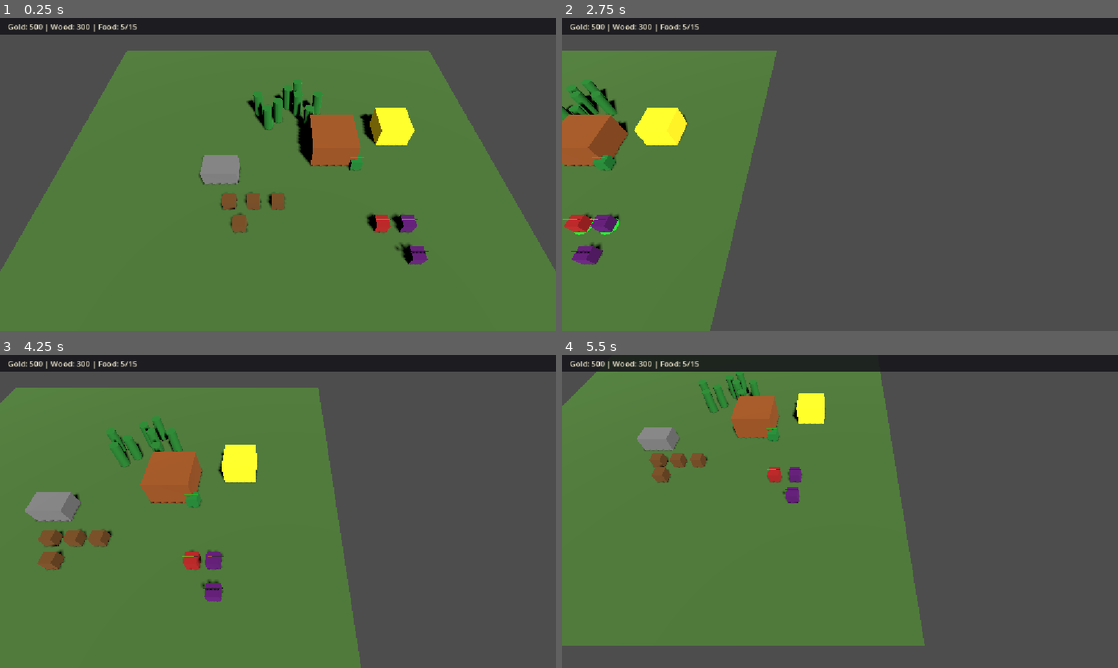
Above: before the commit, frames 1-4 (two rows, left to right).
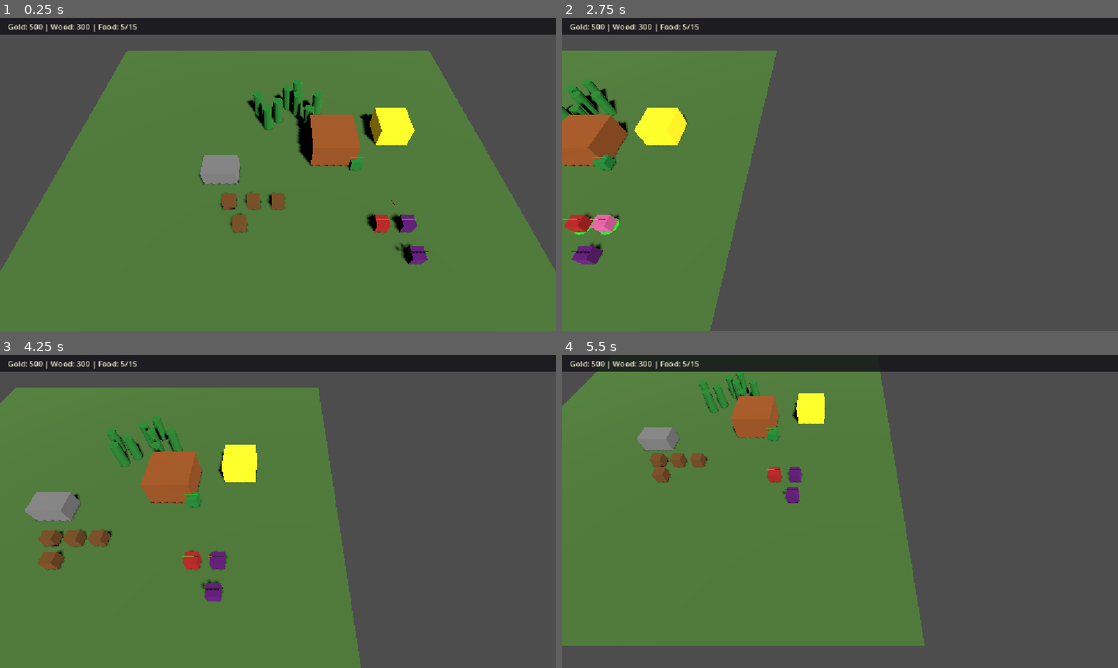
Above: after the commit, the same moments.

Repository: nplvkntx/endless-battle
Game: Godot game, scene res://scenes/main.tscn
Two runs of this game, one before a commit and one after it. Both use one fixed random seed, a clock stepped at 60 frames per second and the inputs below.
Inputs (mouse positions are in pixels of both pictures, inside the frame that each line leads up to):
- Up to frame 1 (0.25 s): no input
- Up to frame 2 (2.75 s): tap Enter at 0.5 s; move the mouse to (962, 158) at 0.52 s; hold Right (ui_right) 0.53-1.25 s; tap B at 0.6, 2.1 s; click (962, 158) at 0.67 s; drag from (728, 190) to (812, 237) at 1.27 s; move the mouse to (895, 105) at 2.02 s; hold Right (ui_right) from 2.03 s (still down)
- Up to frame 3 (4.25 s): release Right (ui_right) at 2.75 s; drag from (250, 574) to (111, 464) at 2.77 s; move the mouse to (444, 558) at 3.52 s; hold Left (ui_left) from 3.53 s (still down); tap B at 3.6 s
- Up to frame 4 (5.5 s): release Left (ui_left) at 4.25 s; drag from (673, 464) to (756, 433) at 4.27 s; move the mouse to (867, 511) at 5.02 s; hold Down (ui_down) from 5.03 s (still down); tap B at 5.1 s; click (867, 511) at 5.17 s

The runs differ from the first frame. In frame 1, less than 0.1% of the frame differs, in the area x 70-75%, y 57-65%; in frame 2, 0.2%, in the area x 5-11%, y 62-69%; in frame 3, 0.1%; in frame 4, less than 0.1%.

Commit message:
Add archer arrow projectile

Diff:
--- /dev/null
+++ b/scenes/projectiles/arrow.tscn
@@ -0,0 +1,17 @@
+[gd_scene load_steps=4 format=3 uid="uid://b7k4m2arrowproj"]
+
+[ext_resource type="Script" path="res://scripts/projectiles/arrow.gd" id="1_arrow"]
+
+[sub_resource type="StandardMaterial3D" id="StandardMaterial3D_arrow"]
+albedo_color = Color(0.55, 0.4, 0.2, 1)
+
+[sub_resource type="BoxMesh" id="BoxMesh_arrow"]
+size = Vector3(0.08, 0.08, 0.55)
+
+[node name="Arrow" type="Node3D"]
+script = ExtResource("1_arrow")
+
+[node name="MeshInstance3D" type="MeshInstance3D" parent="."]
+transform = Transform3D(1, 0, 0, 0, 1, 0, 0, 0, 1, 0, 0, -0.275)
+mesh = SubResource("BoxMesh_arrow")
+surface_material_override/0 = SubResource("StandardMaterial3D_arrow")
--- /dev/null
+++ b/scripts/projectiles/arrow.gd
@@ -0,0 +1,83 @@
+class_name Arrow
+extends Node3D
+
+## Simple straight-line arrow fired by Archers at a fixed aim point.
+
+const SPEED := 20.0
+const HIT_DISTANCE := 0.45
+const MAX_LIFETIME := 5.0
+
+var _target: EnemyDummy = null
+var _attacker: Unit = null
+var _damage: float = 0.0
+var _direction: Vector3 = Vector3.ZERO
+var _max_travel: float = 0.0
+var _traveled: float = 0.0
+var _lifetime: float = 0.0
+
+
+func launch(attacker: Unit, target: EnemyDummy, damage: float, spawn_position: Vector3) -> void:
+	_attacker = attacker
+	_target = target
+	_damage = damage
+	global_position = spawn_position
+
+	if not _is_target_alive():
+		queue_free()
+		return
+
+	var to_target: Vector3 = _target.global_position - spawn_position
+	to_target.y = 0.0
+
+	if to_target.length_squared() < 0.001:
+		queue_free()
+		return
+
+	_direction = to_target.normalized()
+	_max_travel = to_target.length() + HIT_DISTANCE
+	look_at(global_position + _direction, Vector3.UP)
+
+
+func _physics_process(delta: float) -> void:
+	_lifetime += delta
+	if _lifetime >= MAX_LIFETIME:
+		queue_free()
+		return
+
+	if not _is_target_alive():
+		queue_free()
+		return
+
+	var step: float = SPEED * delta
+	global_position += _direction * step
+	_traveled += step
+
+	if _is_close_to_target():
+		_apply_hit()
+		queue_free()
+		return
+
+	if _traveled >= _max_travel:
+		queue_free()
+
+
+func _is_target_alive() -> bool:
+	return is_instance_valid(_target) and _target.get_current_health() > 0
+
+
+func _is_close_to_target() -> bool:
+	var offset: Vector3 = global_position - _target.global_position
+	offset.y = 0.0
+	return offset.length() <= HIT_DISTANCE
+
+
+func _apply_hit() -> void:
+	if not _is_target_alive():
+		return
+
+	_target.take_damage(_damage, _attacker)
+	MeleeHitSound.play_at(self, _target.global_position)
+	print(
+		"Archer arrow dealt %d damage. Target remaining health: %d"
+		% [int(_damage), _target.get_current_health()]
+	)
--- a/scripts/units/archer.gd
+++ b/scripts/units/archer.gd
@@ -1,7 +1,7 @@
 class_name Archer
 extends Unit
 
-## Ranged archer unit that stops at attack range and applies damage directly.
+## Ranged archer unit that stops at attack range and fires arrow projectiles.
 
 @export var attack_damage: int = 7
 @export var attack_range: float = 8.0
@@ -9,6 +9,8 @@
 
 const HEALTH_BAR_WIDTH := 1.2
 const HEALTH_BAR_HUE_GREEN := 0.333333
+const ARROW_SCENE: PackedScene = preload("res://scenes/projectiles/arrow.tscn")
+const ARROW_SPAWN_HEIGHT := 0.5
 
 @onready var _health_component: HealthComponent = $HealthComponent
 @onready var _health_bar: Node3D = $HealthBar
@@ -144,13 +146,15 @@
 		cancel_attack()
 		return
 
-	_attack_target.take_damage(float(attack_damage), self)
-	MeleeHitSound.play_at(self, _attack_target.global_position)
-	print(
-		"Archer dealt %d damage. Target remaining health: %d"
-		% [attack_damage, _attack_target.get_current_health()]
-	)
+	_fire_arrow()
 	_attack_cooldown_timer = attack_cooldown
+
+
+func _fire_arrow() -> void:
+	var arrow: Arrow = ARROW_SCENE.instantiate() as Arrow
+	get_tree().current_scene.add_child(arrow)
+	var spawn_position: Vector3 = global_position + Vector3(0.0, ARROW_SPAWN_HEIGHT, 0.0)
+	arrow.launch(self, _attack_target, float(attack_damage), spawn_position)
 
 
 func take_damage(amount: float) -> void:
Not shown, added: scripts/projectiles/arrow.gd.uid
